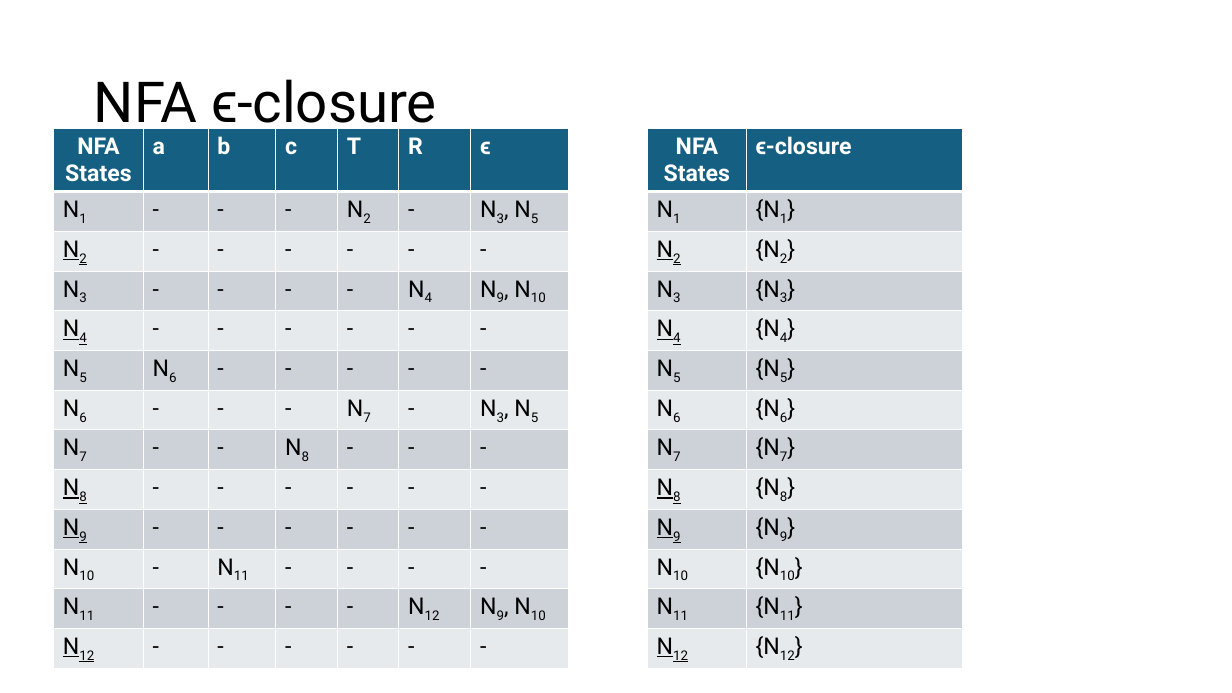
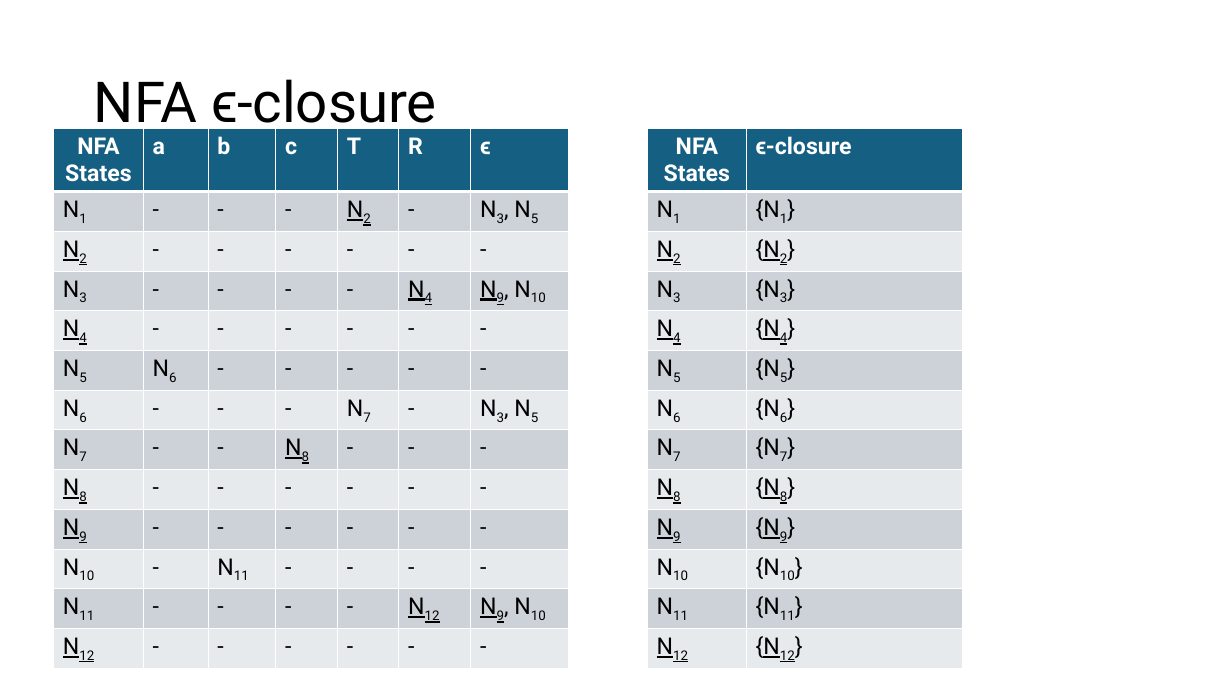
Before and after one commit to Danieldv-s/Research-Materials, a slide deck: slide 5 of Syntax-Analysis/Section2.13Expansion.pptx. Drawn at 1232x693 pixels with LibreOffice and Linux fonts; fonts in the diff are those of the drawing. Boxes give left, top, right and bottom in pixels: in the first picture for what was removed or moved away, otherwise in the second. Text is boxed around its words. In the diff, an @@ line names an element or a change of style, - is before the commit and + after.

```diff
--- a/Syntax-Analysis/Section2.13Expansion.pptx
+++ b/Syntax-Analysis/Section2.13Expansion.pptx
@@ table at (x1=54, y1=128, x2=567, y2=666) @@
@@ underline on in "N2", "N4", "N9,", "N8" and 2 more places @@
@@ table at (x1=648, y1=128, x2=963, y2=666) @@
@@ underline on in "{N2}", "{N4}", "{N8}", "{N9}" and 1 more places @@
```
Also in this commit, not shown: 11 other slides changed, 2 slides added.
